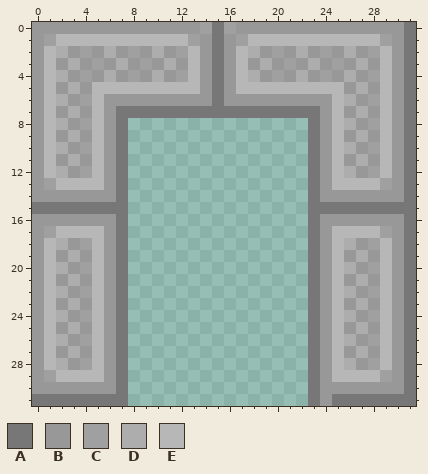
Two versions of one pixel-art sprite, Resources/Textures/Decals/bricktile.rsi/white_end_n.png. That is the earlier state.
The file is 32x32 pixels. Colours within 5 levels of each other are drawn and written as one.
Palette (. is transparent): A #777777  B #989898  C #a0a0a0  D #adadad  E #b7b7b7
Pixels before, first column x 0:
 0 BBBBBBBBBBBBBBCACBBBBBBBBBBBBBBA
 1 BCEEEEEEEEEEECBABCEEEEEEEEEEECBA
 2 BEDBCBDBCBDBCEBABEDBCBDBCBDBCEBA
 3 BEBDBCBDBCBDBEBABEBDBCBDBCBDBEBA
 4 BEDBCBDBCBDBCEBABEDBCBDBCBDBCEBA
 5 BEBDBEEEEEEEEEBABEEEEEEEEEBDBEBA
 6 BEDBCEBBBBBBBBBABBBBBBBBBEDBCEBA
 7 BEBDBEBAAAAAAAAAAAAAAAAABEBDBEBA
 8 BEDBCEBA...............ABEDBCEBA
 9 BEBDBEBA...............ABEBDBEBA
10 BEDBCEBA...............ABEDBCEBA
11 BEBDBEBA...............ABEBDBEBA
12 BEDBCEBA...............ABEDBCEBA
13 BCEEEEBA...............ABEEEECBA
14 BBBBBBBA...............ABBBBBBBA
15 AAAAAAAA...............AAAAAAAAA
16 BBBBBBBA...............ABBBBBBBA
17 BCEEEEBA...............ABEEEECBA
18 BEDBCEBA...............ABEDBCEBA
19 BEBDBEBA...............ABEBDBEBA
20 BEDBCEBA...............ABEDBCEBA
21 BEBDBEBA...............ABEBDBEBA
22 BEDBCEBA...............ABEDBCEBA
23 BEBDBEBA...............ABEBDBEBA
24 BEDBCEBA...............ABEDBCEBA
25 BEBDBEBA...............ABEBDBEBA
26 BEDBCEBA...............ABEDBCEBA
27 BEBDBEBA...............ABEBDBEBA
28 BEDBCEBA...............ABEDBCEBA
29 BCEEEEBA...............ABEEEECBA
30 BBBBBBBA...............ABBBBBBBA
31 AAAAAAAA...............ABAAAAAAA
Once edited:
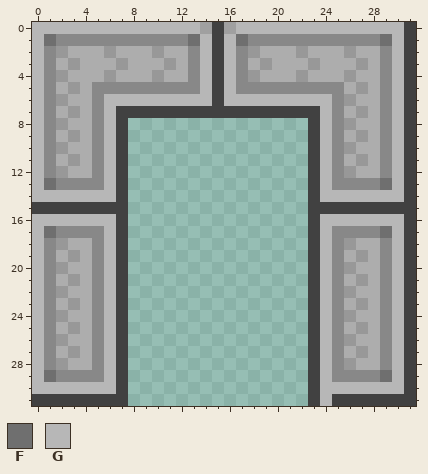
Colours new in this view: F #6f6f6f  G #b7b7b7
Change:
Colour A changes from #777777 to #414141.
Colour E changes from #b7b7b7 to #888888.
Colour D gives way to colour B in row 2 at x 2, 6, 10, 18, 22 and 26; in row 3 at x 3, 7, 11, 19, 23 and 27; in row 4 at x 2, 6, 10, 18, 22 and 26; in row 5 at x 3 and 27; in row 6 at x 2 and 26; in row 7 at x 3 and 27.
Colour D gives way to colour B in row 8 at x 2 and 26; in row 9 at x 3 and 27; in row 10 at x 2 and 26; in row 11 at x 3 and 27; in row 12 at x 2 and 26; in row 18 at x 2 and 26.
Colour D gives way to colour B in row 19 at x 3 and 27; in row 20 at x 2 and 26; in row 21 at x 3 and 27; in row 22 at x 2 and 26; in row 23 at x 3 and 27; in row 24 at x 2 and 26.
Colour D gives way to colour B in row 25 at x 3 and 27; in row 26 at x 2 and 26; in row 27 at x 3 and 27; in row 28 at x 2 and 26.
Colour B gives way to colour D in row 2 at x 3, 5, 7, 9, 11, 19, 21, 23, 25 and 27; in row 3 at x 2, 4, 6, 8, 10, 12, 18, 20, 22, 24, 26 and 28; in row 4 at x 3, 5, 7, 9, 11, 19, 21, 23, 25 and 27; in row 5 at x 2, 4, 26 and 28; in row 6 at x 3 and 27; in row 7 at x 2, 4, 26 and 28.
Colour B gives way to colour D in row 8 at x 3 and 27; in row 9 at x 2, 4, 26 and 28; in row 10 at x 3 and 27; in row 11 at x 2, 4, 26 and 28; in row 12 at x 3 and 27; in row 18 at x 3 and 27.
Colour B gives way to colour D in row 19 at x 2, 4, 26 and 28; in row 20 at x 3 and 27; in row 21 at x 2, 4, 26 and 28; in row 22 at x 3 and 27; in row 23 at x 2, 4, 26 and 28; in row 24 at x 3 and 27.
Colour B gives way to colour D in row 25 at x 2, 4, 26 and 28; in row 26 at x 3 and 27; in row 27 at x 2, 4, 26 and 28; in row 28 at x 3 and 27.
Colour C gives way to colour D in row 2 at x 4, 8, 12, 20, 24 and 28; in row 3 at x 5, 9, 21 and 25; in row 4 at x 4, 8, 12, 20, 24 and 28; in row 6 at x 4 and 28; in row 8 at x 4 and 28; in row 10 at x 4 and 28.
Colour C gives way to colour D in row 12 at x 4 and 28; in row 18 at x 4 and 28; in row 20 at x 4 and 28; in row 22 at x 4 and 28; in row 24 at x 4 and 28; in row 26 at x 4 and 28.
Colour C gives way to colour D in row 28 at x 4 and 28.
Colour C gives way to colour F in row 1 at x 1, 13, 17 and 29; in row 13 at x 1 and 29; in row 17 at x 1 and 29; in row 29 at x 1 and 29.
Colour B gives way to colour G in row 0 at x 0 to 13 and 17 to 30; in rows 1 to 5 at x 0, 14, 16 and 30; in row 6 at x 0, 6 to 14, 16 to 24 and 30; in rows 7 to 13 at x 0, 6, 24 and 30; in row 14 at x 0 to 6 and 24 to 30; in row 16 at x 0 to 6 and 24 to 30.
Colour B gives way to colour G in rows 17 to 29 at x 0, 6, 24 and 30; in row 30 at x 0 to 6 and 24 to 30; in row 31 at x 24.
Changed places in both pictures, as pixel boxes (x1, y1, x2, y2):
changed: (32, 22, 416, 406)
